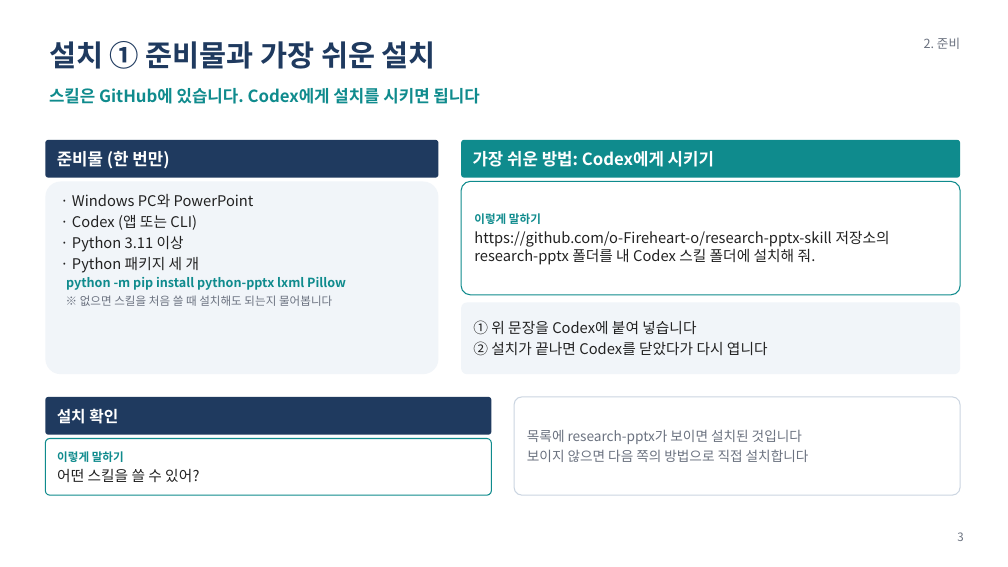
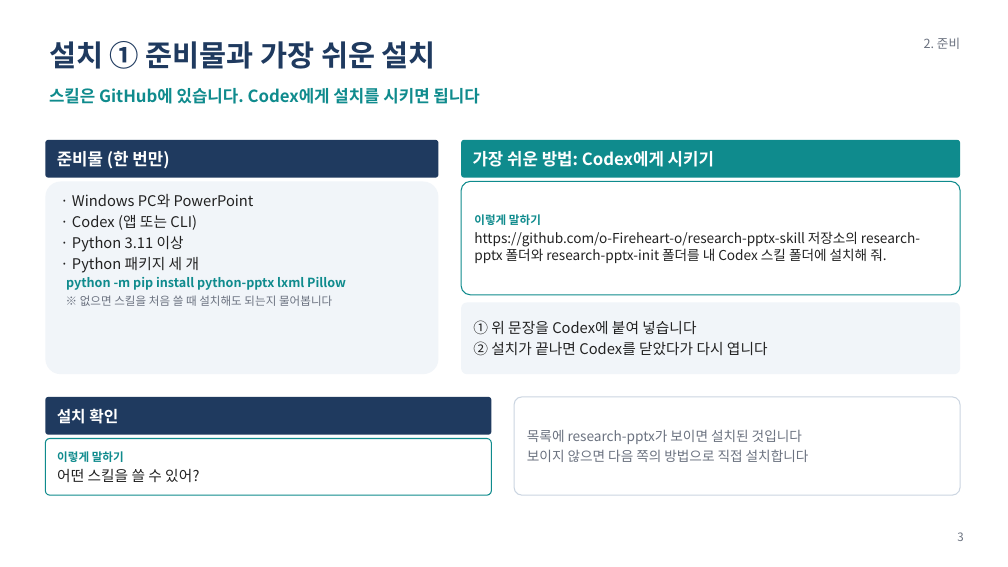
Before and after one commit to o-Fireheart-o/research-pptx-skill, a slide deck: slide 3 of docs/research-pptx 사용 매뉴얼.pptx. Drawn at 1008x567 pixels with LibreOffice and Linux fonts; fonts in the diff are those of the drawing. Boxes give left, top, right and bottom in pixels: in the first picture for what was removed or moved away, otherwise in the second. Text is boxed around its words. In the diff, an @@ line names an element or a change of style, - is before the commit and + after.

```diff
--- a/docs/research-pptx 사용 매뉴얼.pptx
+++ b/docs/research-pptx 사용 매뉴얼.pptx
@@ text in rounded rectangle at (x1=474, y1=231, x2=920, y2=263): text changed; size 14 to 13 pt @@
-https://github.com/o-Fireheart-o/research-pptx-skill 저장소의 research-pptx 폴더를 내 Codex 스킬 폴더에 설치해 줘.
+https://github.com/o-Fireheart-o/research-pptx-skill 저장소의 research-pptx 폴더와 research-pptx-init 폴더를 내 Codex 스킬 폴더에 설치해 줘.
```
Also in this commit, not shown: 4 other slides changed, 7 other files.
